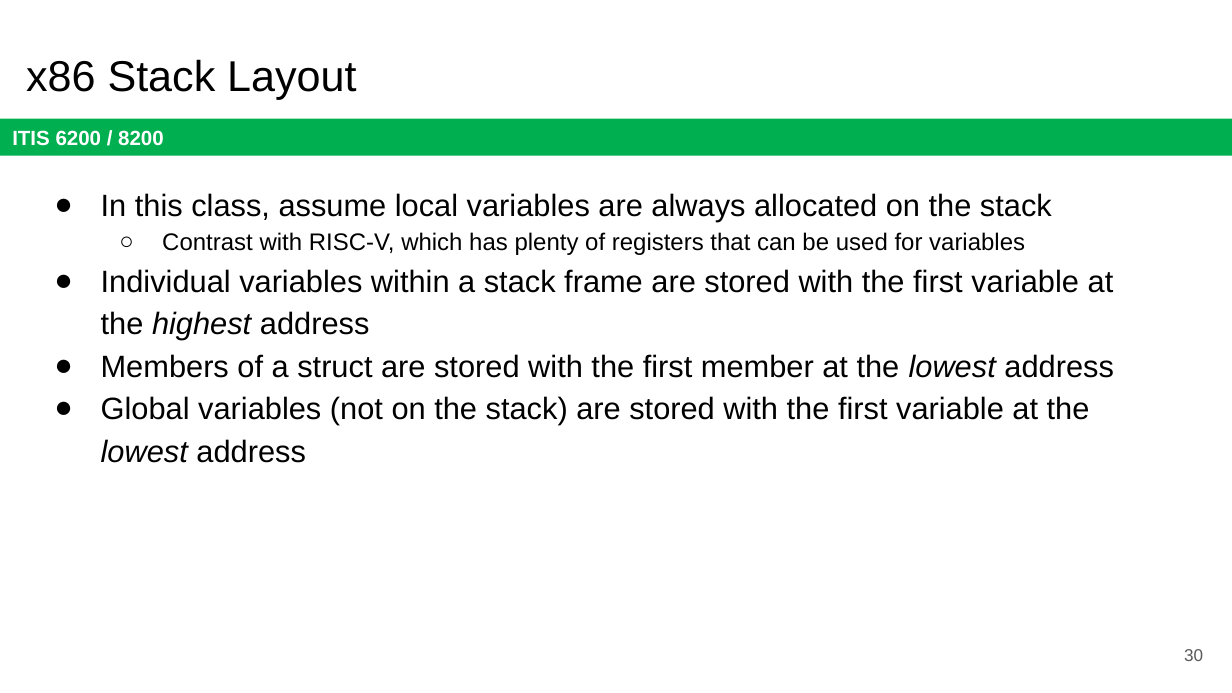
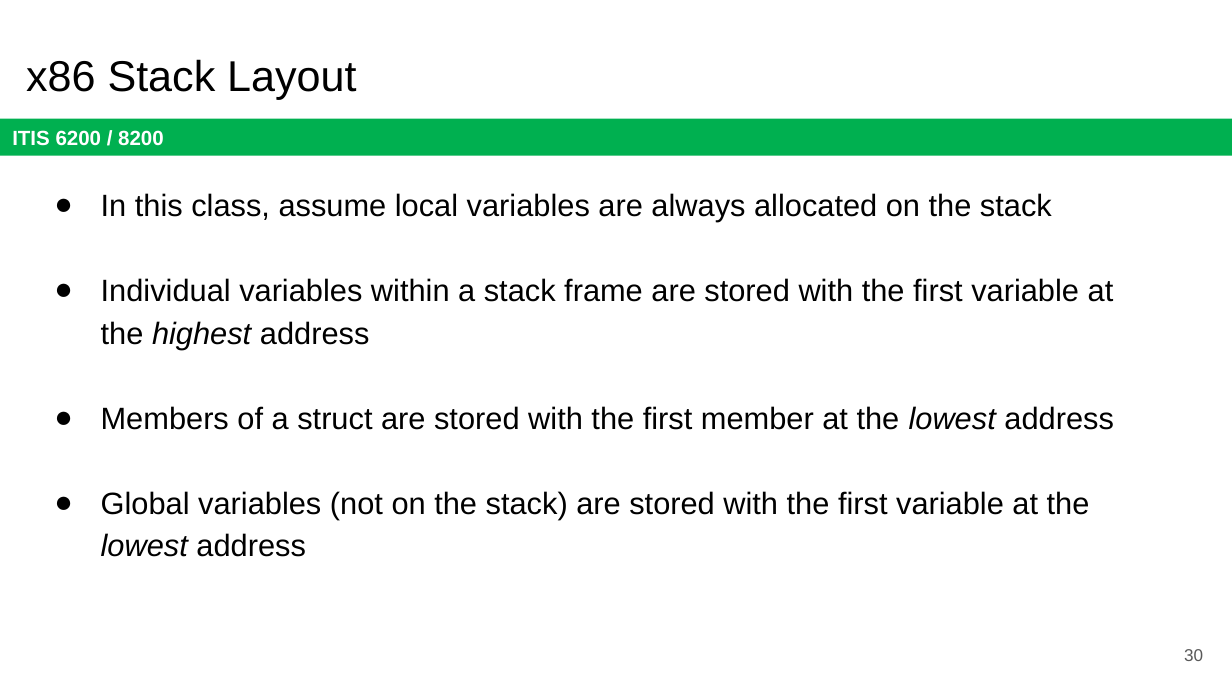
Before and after one commit to jx5c/github.io, a slide deck: slide 30 of teaching/ITIS6200/2023fa/lectures/lec19.x86 Assembly and Call Stack.pptx. Drawn at 1232x693 pixels with LibreOffice and Linux fonts; fonts in the diff are those of the drawing. Boxes give left, top, right and bottom in pixels: in the first picture for what was removed or moved away, otherwise in the second. Text is boxed around its words. In the diff, an @@ line names an element or a change of style, - is before the commit and + after.

```diff
--- a/teaching/ITIS6200/2023fa/lectures/lec19.x86 Assembly and Call Stack.pptx
+++ b/teaching/ITIS6200/2023fa/lectures/lec19.x86 Assembly and Call Stack.pptx
@@ text at [162,232,1025,255]: paragraph removed @@
-  ○ Contrast with RISC-V, which has plenty of registers that can be used for variables
```
Also in this commit, not shown: 10 other slides changed, 8 other files.
